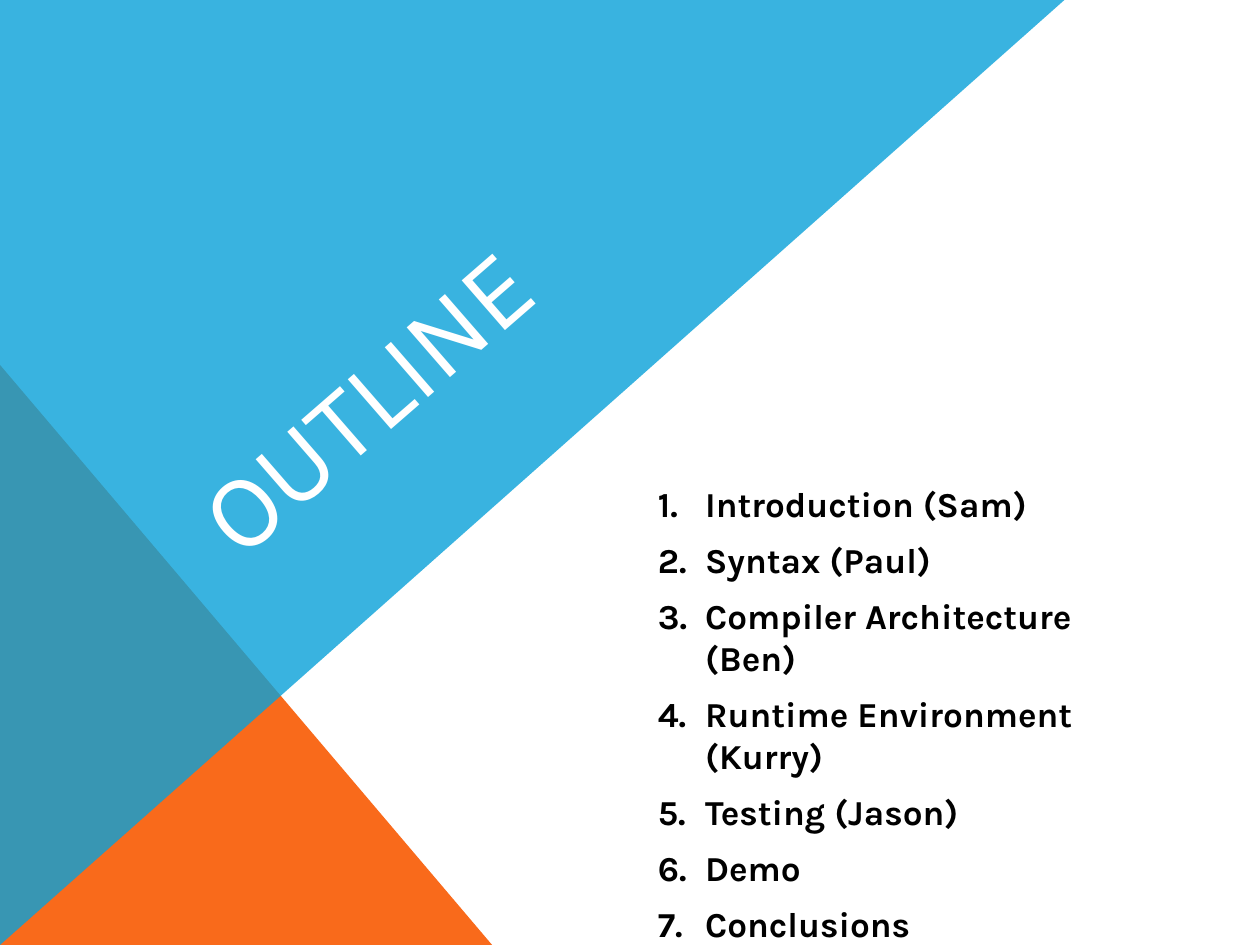
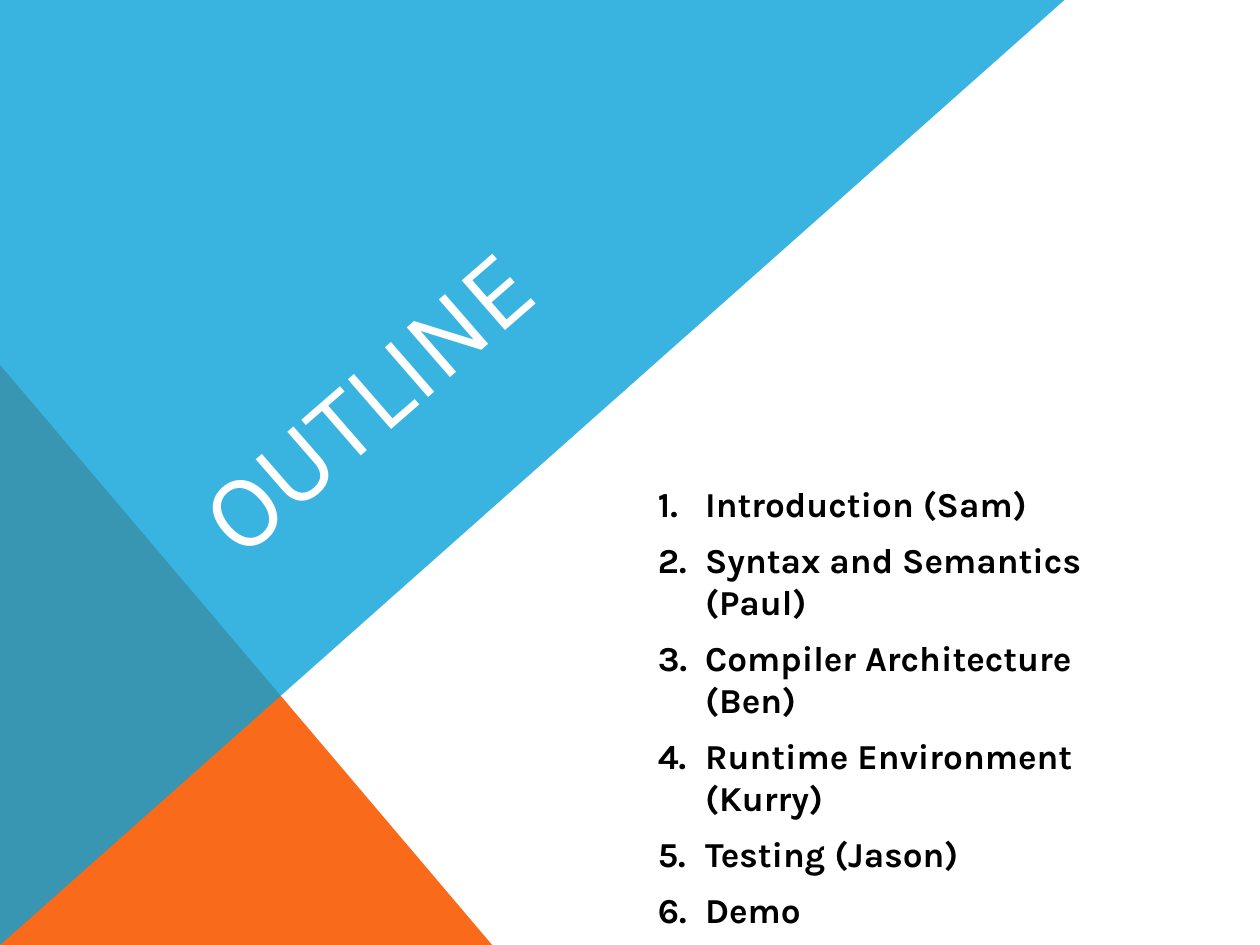
Before and after one commit to smessing/Hog, a slide deck: slide 2 of demo/demo.pptx. Drawn at 1260x945 pixels with LibreOffice and Linux fonts; fonts in the diff are those of the drawing. Boxes give left, top, right and bottom in pixels: in the first picture for what was removed or moved away, otherwise in the second. Text is boxed around its words. In the diff, an @@ line names an element or a change of style, - is before the commit and + after.

```diff
--- a/demo/demo.pptx
+++ b/demo/demo.pptx
@@ text at [705, 548, 1081, 619]: text changed @@
-2. Syntax (Paul)
+2. Syntax and Semantics (Paul)
```
Also in this commit, not shown: 8 other slides changed, 1 slide added.
